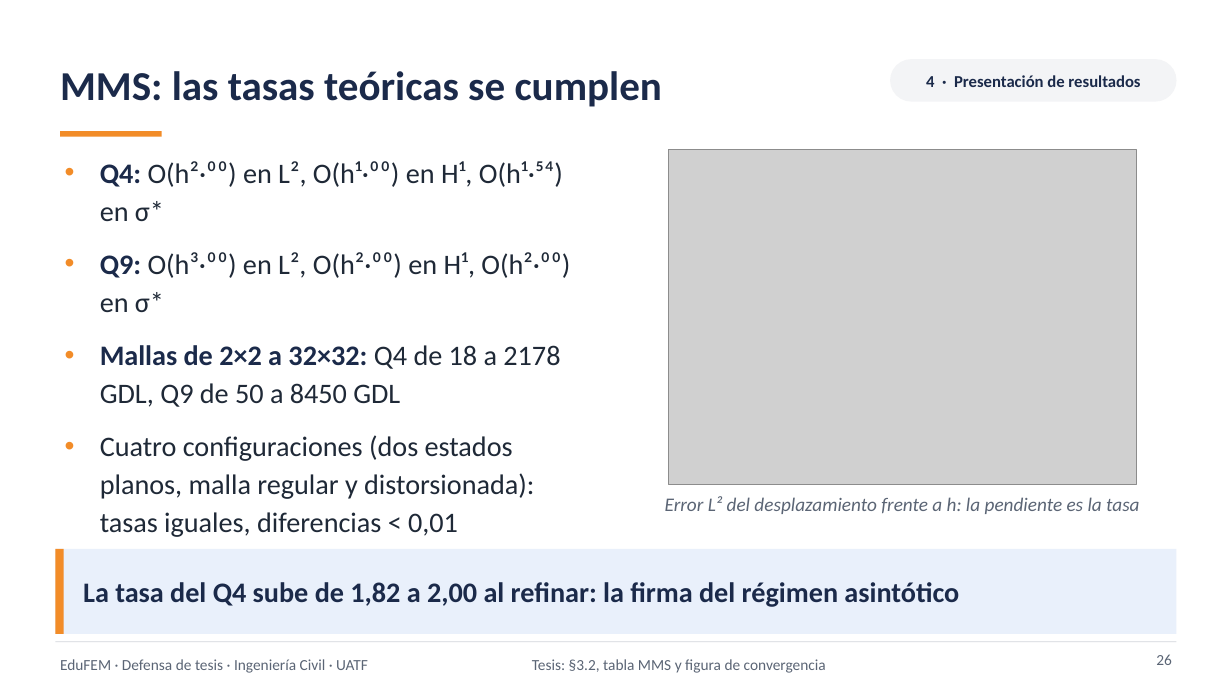
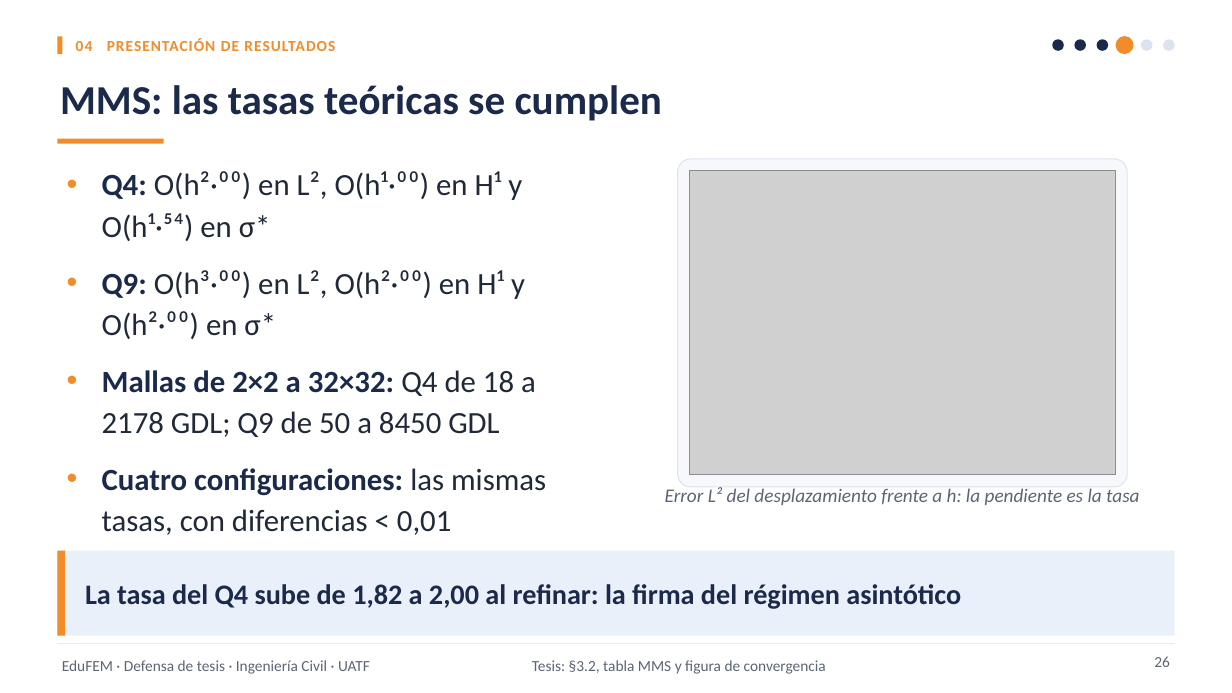
Before and after one commit to Sucullani/SoftwareED, a slide deck: slide 26 of tesis/presentacion/Defensa_EduFEM.pptx. Drawn at 1232x693 pixels with LibreOffice and Linux fonts; fonts in the diff are those of the drawing; grey boxes stand for pictures. Boxes give left, top, right and bottom in pixels: in the first picture for what was removed or moved away, otherwise in the second. Text is boxed around its words. In the diff, an @@ line names an element or a change of style, - is before the commit and + after.

```diff
--- a/tesis/presentacion/Defensa_EduFEM.pptx
+++ b/tesis/presentacion/Defensa_EduFEM.pptx
@@ text "MMS: las tasas teóricas se ..." moved from (x1=60, y1=71, x2=662, y2=107) to (x1=60, y1=85, x2=662, y2=121) @@
@@ rectangle added at (x1=57, y1=37, x2=63, y2=55), fill #F28C28 @@
@@ text added at (x1=76, y1=38, x2=335, y2=51), 12 pt, text #F28C28, bold @@
+04 PRESENTACIÓN DE RESULTADOS
@@ rounded rectangle removed at (x1=890, y1=59, x2=1177, y2=102) @@
-4 · Presentación de resultados
@@ ellipse added at (x1=1053, y1=39, x2=1064, y2=50), fill #1B2A4A @@
@@ ellipse added at (x1=1075, y1=39, x2=1086, y2=50), fill #1B2A4A @@
@@ ellipse added at (x1=1097, y1=39, x2=1108, y2=50), fill #1B2A4A @@
@@ ellipse added at (x1=1116, y1=36, x2=1134, y2=55), fill #F28C28 @@
@@ ellipse added at (x1=1141, y1=39, x2=1153, y2=50), fill #DCE3EE @@
@@ ellipse added at (x1=1164, y1=39, x2=1175, y2=50), fill #DCE3EE @@
@@ rectangle resized from (x1=60, y1=131, x2=162, y2=137) to (x1=57, y1=139, x2=164, y2=144) @@
@@ text at (x1=102, y1=171, x2=546, y2=535): text changed; size 22 to 24 pt @@
-• Q4: O(h²·⁰⁰) en L², O(h¹·⁰⁰) en H¹, O(h¹·⁵⁴) en σ*
-• Q9: O(h³·⁰⁰) en L², O(h²·⁰⁰) en H¹, O(h²·⁰⁰) en σ*
-• Mallas de 2×2 a 32×32: Q4 de 18 a 2178 GDL, Q9 de 50 a 8450 GDL
-• Cuatro configuraciones (dos estados planos, malla regular y distorsionada): tasas iguales, diferencias < 0,01
+• Q4: O(h²·⁰⁰) en L², O(h¹·⁰⁰) en H¹ y O(h¹·⁵⁴) en σ*
+• Q9: O(h³·⁰⁰) en L², O(h²·⁰⁰) en H¹ y O(h²·⁰⁰) en σ*
+• Mallas de 2×2 a 32×32: Q4 de 18 a 2178 GDL; Q9 de 50 a 8450 GDL
+• Cuatro configuraciones: las mismas tasas, con diferencias < 0,01
@@ rounded rectangle added at (x1=677, y1=159, x2=1128, y2=487), fill #F6F8FC, outline #DCE3EE 0.75 pt @@
@@ picture resized from (x1=668, y1=150, x2=1137, y2=484) to (x1=689, y1=171, x2=1116, y2=475) @@
@@ text "Error L² del desplazamiento frente ..." moved from (x1=665, y1=496, x2=1139, y2=514) to (x1=665, y1=487, x2=1139, y2=505) @@
@@ rectangle at (x1=57, y1=551, x2=1175, y2=636): fill #E9F0FB to #EAF0FA @@
@@ rectangle at (x1=57, y1=643, x2=1175, y2=644): fill #D1D5DB to #DCE3EE @@
```
Also in this commit, not shown: 37 other slides changed, 1 slide added, 10 other files.
